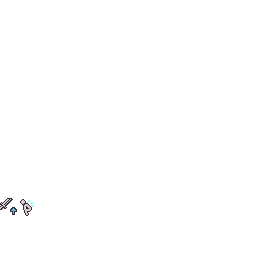
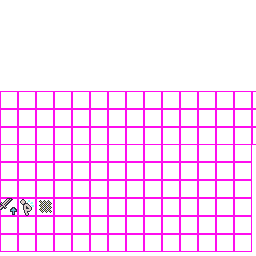
Comparing the layer stacks of the two w=256, h=256 images. Changes:
added layer "被粘贴的图层" above "grid" over [39, 200, 52, 213]
showed "grid" over [0, 91, 256, 252]
